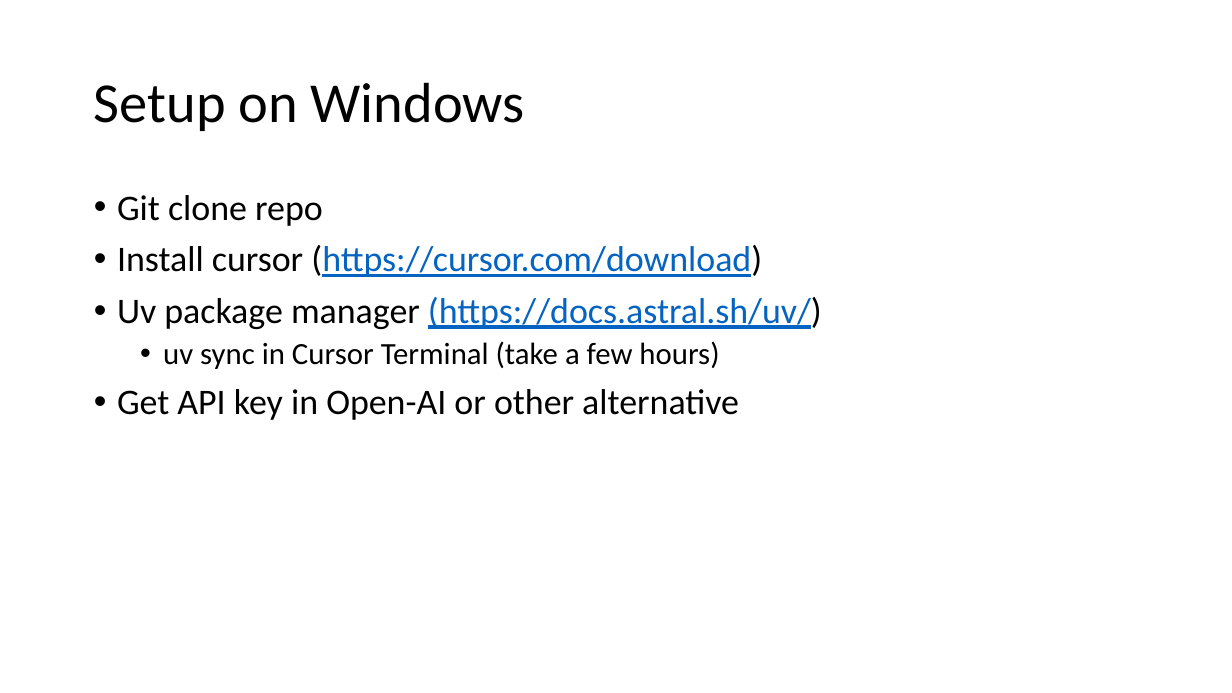
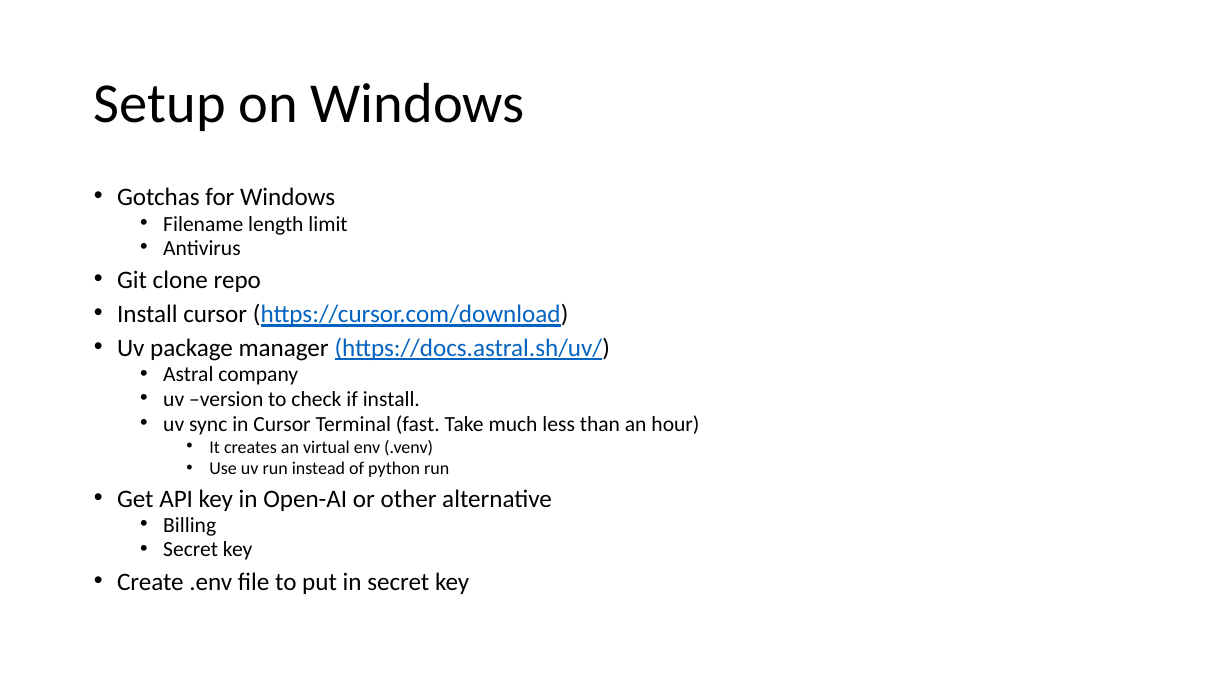
Before and after one commit to kindaichinisan/agents, a slide deck: slide 10 of wj_folder/AI Engineer Agentic Track.pptx (slide 6 before the commit). Drawn at 1232x693 pixels with LibreOffice and Linux fonts; fonts in the diff are those of the drawing. Boxes give left, top, right and bottom in pixels: in the first picture for what was removed or moved away, otherwise in the second. Text is boxed around its words. In the diff, an @@ line names an element or a change of style, - is before the commit and + after.

```diff
--- a/wj_folder/AI Engineer Agentic Track.pptx
+++ b/wj_folder/AI Engineer Agentic Track.pptx
@@ text at [117, 187, 347, 255]: paragraphs added @@
+• Gotchas for Windows
+  • Filename length limit
+  • Antivirus
@@ text at [117, 270, 611, 511]: size 28 to 19.6 pt in "Git clone repo", "Install cursor (https://cursor.com/download)", "Uv package manager (https://docs.astral.sh/uv/)", "Get API key in Open-AI or other ..."; line spacing 0.9 to 0.7 @@
@@ text at [163, 366, 699, 477]: text changed; size 24 to 16.8 pt @@
-  • uv sync in Cursor Terminal (take a few hours)
+  • Astral company
+  • uv –version to check if install.
+  • uv sync in Cursor Terminal (fast. Take much less than an hour)
+    • It creates an virtual env (.venv)
+    • Use uv run instead of python run
@@ text at [117, 517, 469, 594]: paragraphs added @@
+  • Billing
+  • Secret key
+• Create .env file to put in secret key
```
Also in this commit, not shown: 3 other slides changed, 11 slides added, 2 other files.
